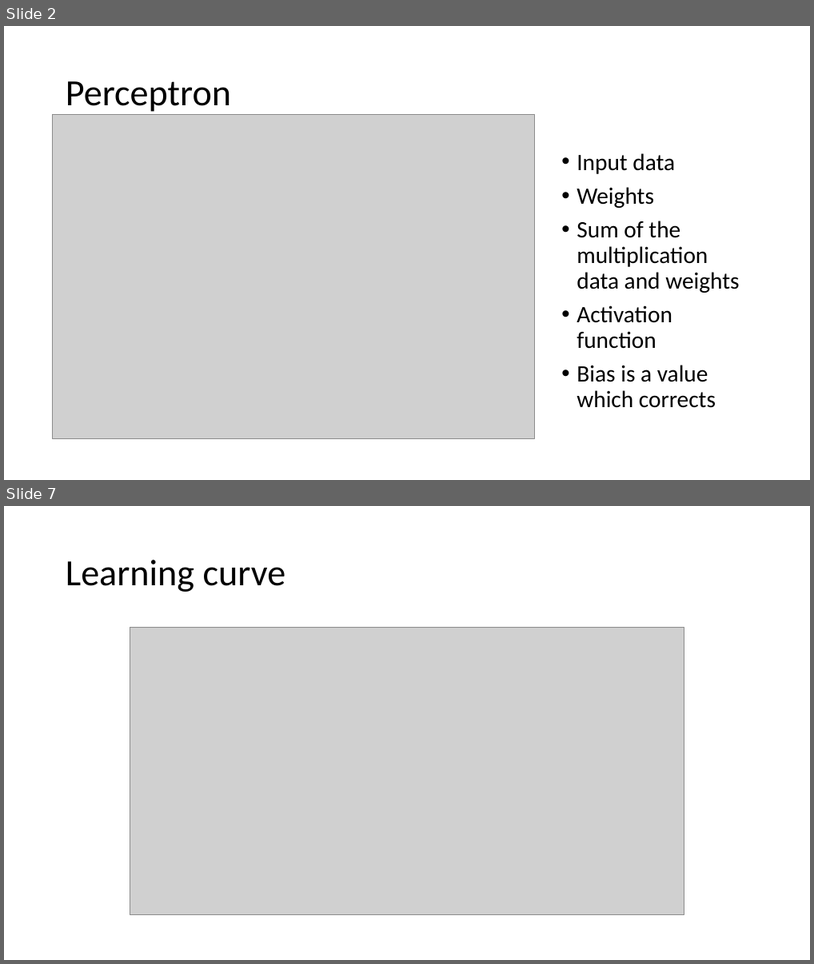
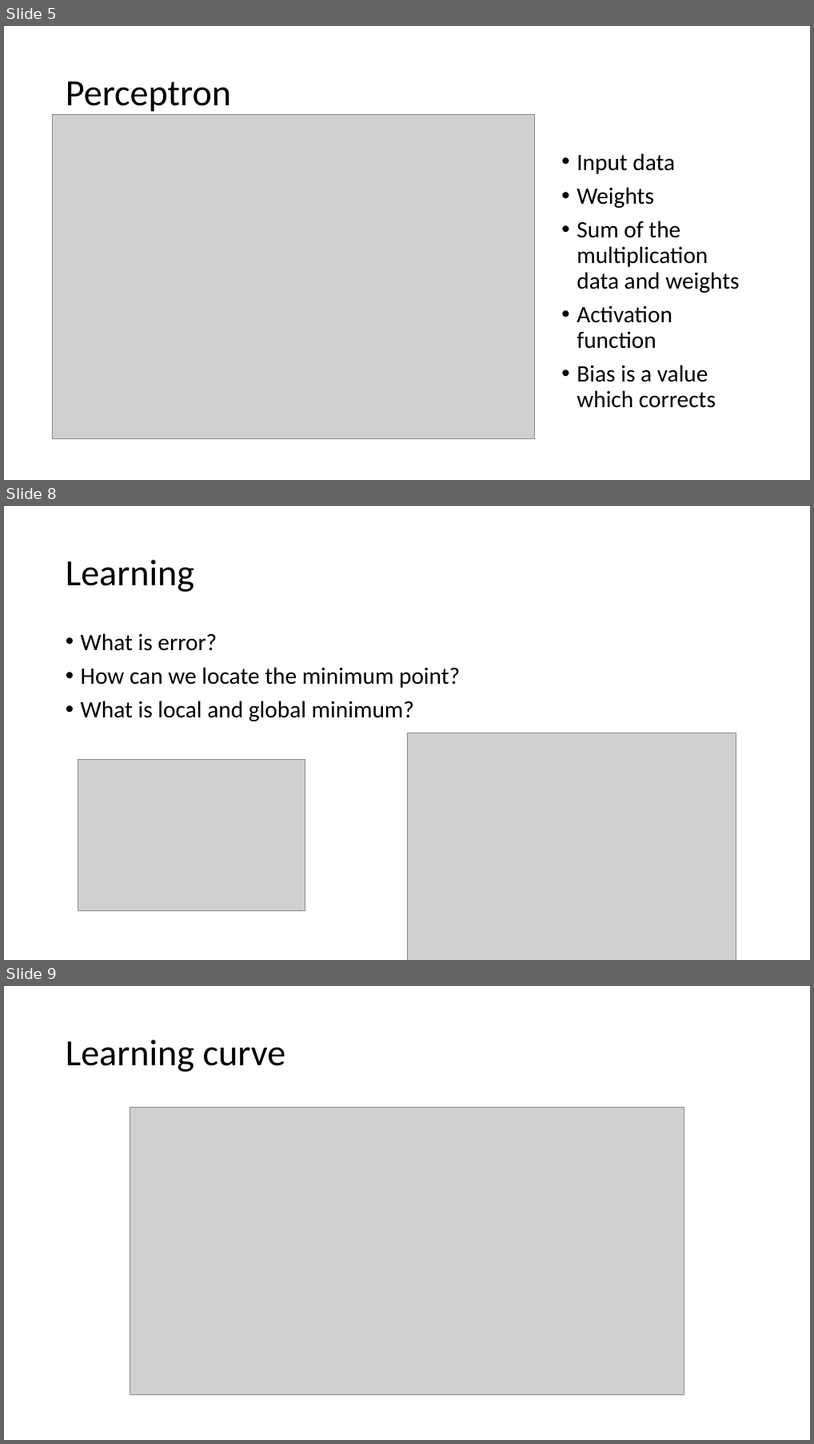
Before and after one commit to zasboth/tutorials, a slide deck: Neural networks/Neural Network Basics1.pptx. Shown one above the other, each under a label of ours: slides 2 and 7 before the commit, slides 5, 8 and 9 after it; the slides between them are not shown. The pictures are 814x964 and 814x1444 pixels, drawn with LibreOffice and Linux fonts; fonts in the diff are those of the drawing; grey boxes stand for pictures. Boxes give left, top, right and bottom in pixels: in the first picture for what was removed or moved away, otherwise in the second. Text is boxed around its words. In the diff, an @@ line names an element or a change of style, - is before the commit and + after.

```diff
--- a/Neural networks/Neural Network Basics1.pptx
+++ b/Neural networks/Neural Network Basics1.pptx
@@ slide 8 added at (4,506,810,960), background #FFFFFF @@
@@ title added at (66,560,194,592), 44 pt, text #000000 @@
+Learning
@@ text added at (81,633,460,721), 28 pt, text #000000 @@
+• What is error?
+• How can we locate the minimum point?
+• What is local and global minimum?
@@ picture added at (407,733,738,960) @@
@@ picture added at (78,759,306,910) @@
@@ what was slide 2 is now slide 5 @@
@@ what was slide 7 is now slide 9 @@
```
Also in this commit, not shown: 4 slides changed, 4 other slides added.
